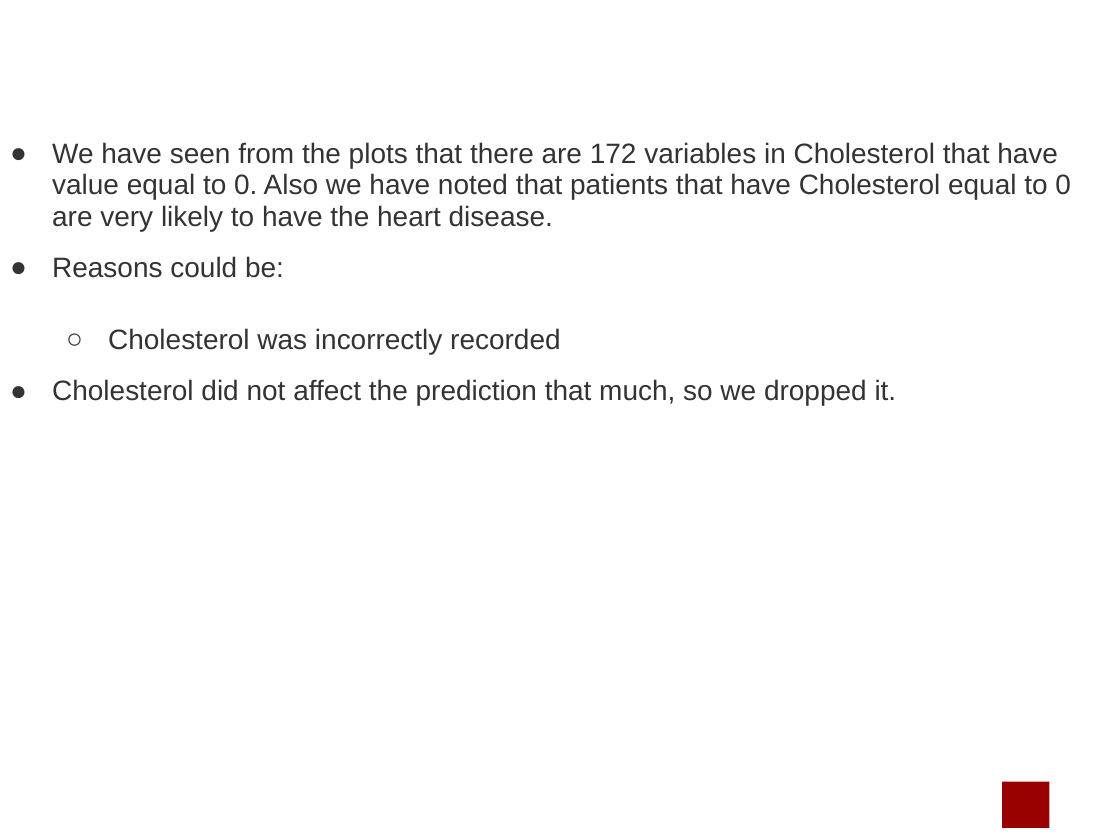
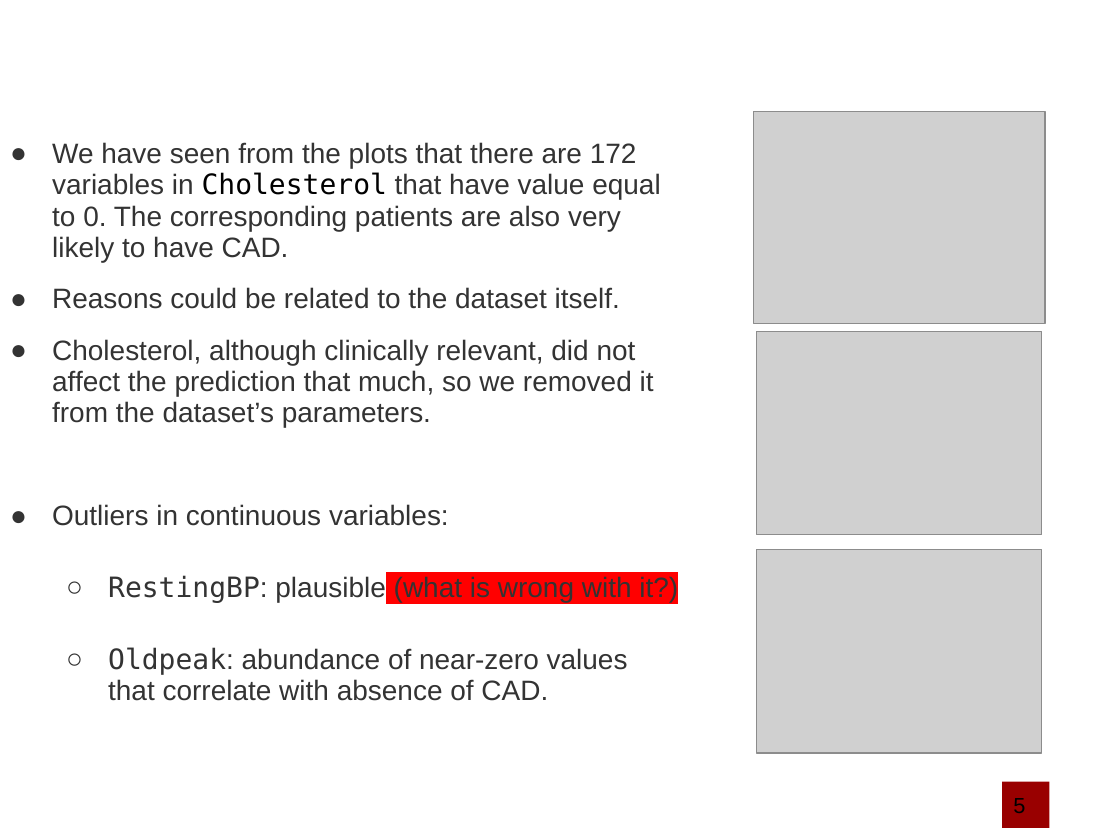
Before and after one commit to marcouderzo/CoronaryHeartDisease-Prediction, a slide deck: slide 6 of slides.pptx. Drawn at 1120x840 pixels with LibreOffice and Linux fonts; fonts in the diff are those of the drawing; grey boxes stand for pictures; background and template pictures are left out. Boxes give left, top, right and bottom in pixels: in the first picture for what was removed or moved away, otherwise in the second. Text is boxed around its words. In the diff, an @@ line names an element or a change of style, - is before the commit and + after.

```diff
--- a/slides.pptx
+++ b/slides.pptx
@@ picture added at <box>754,111,1045,324</box> @@
@@ text at <box>52,142,678,701</box>: text changed @@
-● We have seen from the plots that there are 172 variables in Cholesterol that have value equal to 0. Also we have noted that patients that have Cholesterol equal to 0 are very likely to have the heart disease.
-● Reasons could be:
-  ○ Cholesterol was incorrectly recorded
-● Cholesterol did not affect the prediction that much, so we dropped it.
+● We have seen from the plots that there are 172 variables in Cholesterol that have value equal to 0. The corresponding patients are also very likely to have CAD.
+● Reasons could be related to the dataset itself.
+● Cholesterol, although clinically relevant, did not affect the prediction that much, so we removed it from the dataset’s parameters.
+● Outliers in continuous variables:
+  ○ RestingBP: plausible (what is wrong with it?)
+  ○ Oldpeak: abundance of near-zero values that correlate with absence of CAD.
@@ picture added at <box>757,332,1043,535</box> @@
@@ picture added at <box>757,549,1043,753</box> @@
@@ title at <box>547,648,628,670</box>: text changed @@
-Considerations
+Missing Values & Outliers
@@ text in rectangle at <box>1013,798,1025,813</box>: text added @@
+5
```
Also in this commit, not shown: 17 other slides changed, 3 slides added, 1 slide removed, 2 other files.
